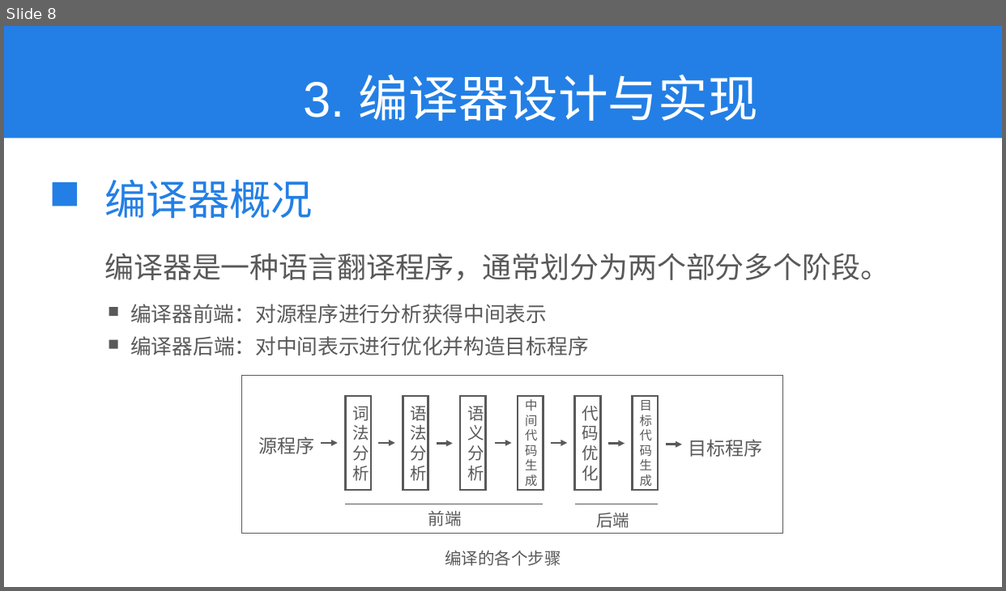
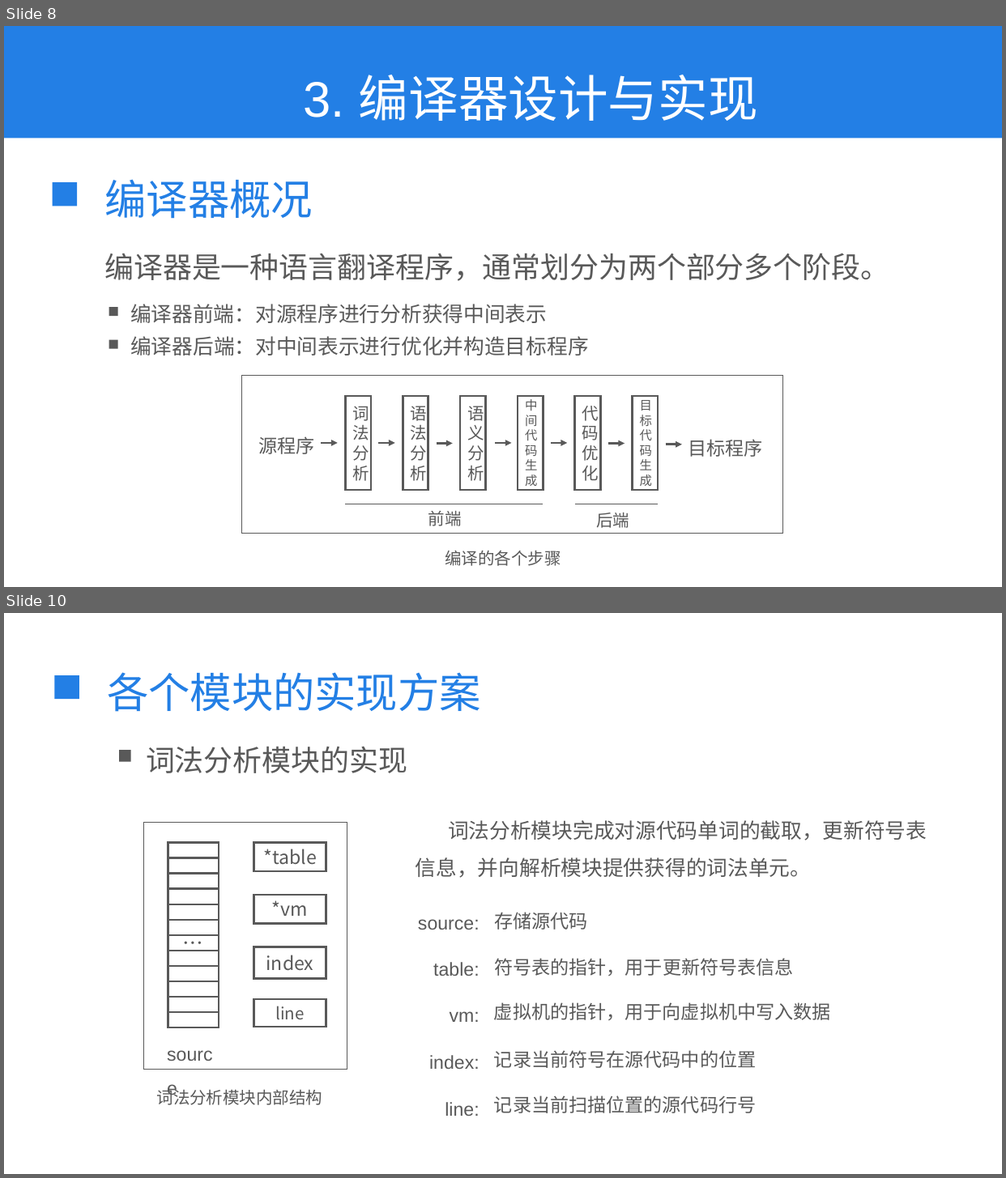
Before and after one commit to kkli28/cc, a slide deck: 论文相关/答辩ppt.pptx. Shown one above the other, each under a label of ours: slide 8 before the commit, slides 8 and 10 after it; the slides between them are not shown. The pictures are 1006x591 and 1006x1178 pixels, drawn with LibreOffice and Linux fonts; fonts in the diff are those of the drawing. Boxes give left, top, right and bottom in pixels: in the first picture for what was removed or moved away, otherwise in the second. Text is boxed around its words. In the diff, an @@ line names an element or a change of style, - is before the commit and + after.

```diff
--- a/论文相关/答辩ppt.pptx
+++ b/论文相关/答辩ppt.pptx
@@ slide 10 added at (x1=4, y1=613, x2=1002, y2=1174), background #FFFFFF @@
@@ rectangle added at (x1=54, y1=676, x2=79, y2=699), fill #237FE5 @@
@@ text added at (x1=107, y1=672, x2=481, y2=712), 40 pt, text #237FE5 @@
+各个模块的实现方案
@@ rectangle added at (x1=119, y1=750, x2=131, y2=762), fill #595959 @@
@@ text added at (x1=146, y1=746, x2=407, y2=773), 28 pt, text #595959 @@
+词法分析模块的实现
@@ group added at (x1=143, y1=822, x2=479, y2=1070): 17 rectangles, 1 text @@
+source
+*table
+*vm
+index
+line
+…
@@ text added at (x1=415, y1=820, x2=927, y2=878), 20 pt, text #595959 @@
+词法分析模块完成对源代码单词的截取，更新符号表信息，并向解析模块提供获得的词法单元。
@@ text added at (x1=408, y1=897, x2=487, y2=939), 18 pt, text #595959 @@
+source:
@@ text added at (x1=494, y1=912, x2=587, y2=930), 18 pt, text #595959 @@
+存储源代码
@@ text added at (x1=433, y1=962, x2=479, y2=976), 18 pt, text #595959 @@
+table:
@@ text added at (x1=494, y1=958, x2=794, y2=976), 18 pt, text #595959 @@
+符号表的指针，用于更新符号表信息
@@ text added at (x1=450, y1=1012, x2=479, y2=1022), 18 pt, text #595959 @@
+vm:
@@ text added at (x1=494, y1=1003, x2=831, y2=1020), 18 pt, text #595959 @@
+虚拟机的指针，用于向虚拟机中写入数据
@@ text added at (x1=429, y1=1055, x2=479, y2=1069), 18 pt, text #595959 @@
+index:
@@ text added at (x1=494, y1=1050, x2=756, y2=1068), 18 pt, text #595959 @@
+记录当前符号在源代码中的位置
@@ text added at (x1=157, y1=1088, x2=323, y2=1105), 16 pt, text #595959 @@
+词法分析模块内部结构
@@ text added at (x1=494, y1=1096, x2=756, y2=1114), 18 pt, text #595959 @@
+记录当前扫描位置的源代码行号
@@ text added at (x1=445, y1=1102, x2=479, y2=1116), 18 pt, text #595959 @@
+line:
```
Also in this commit, not shown: 6 slides changed, 4 other slides added, 1 other file.
